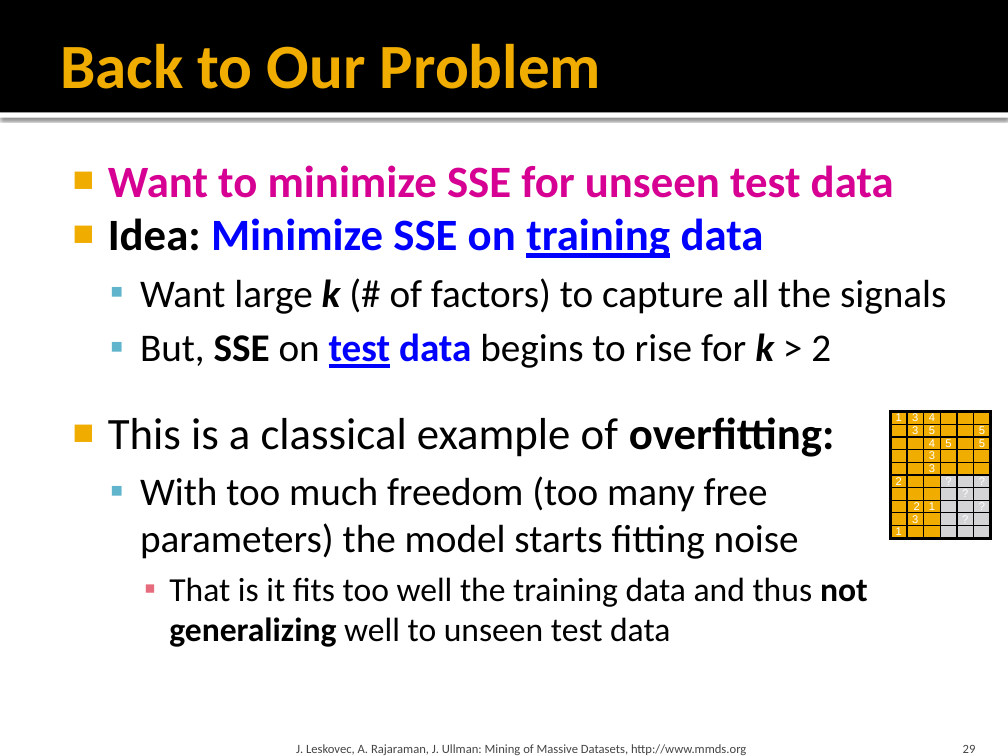
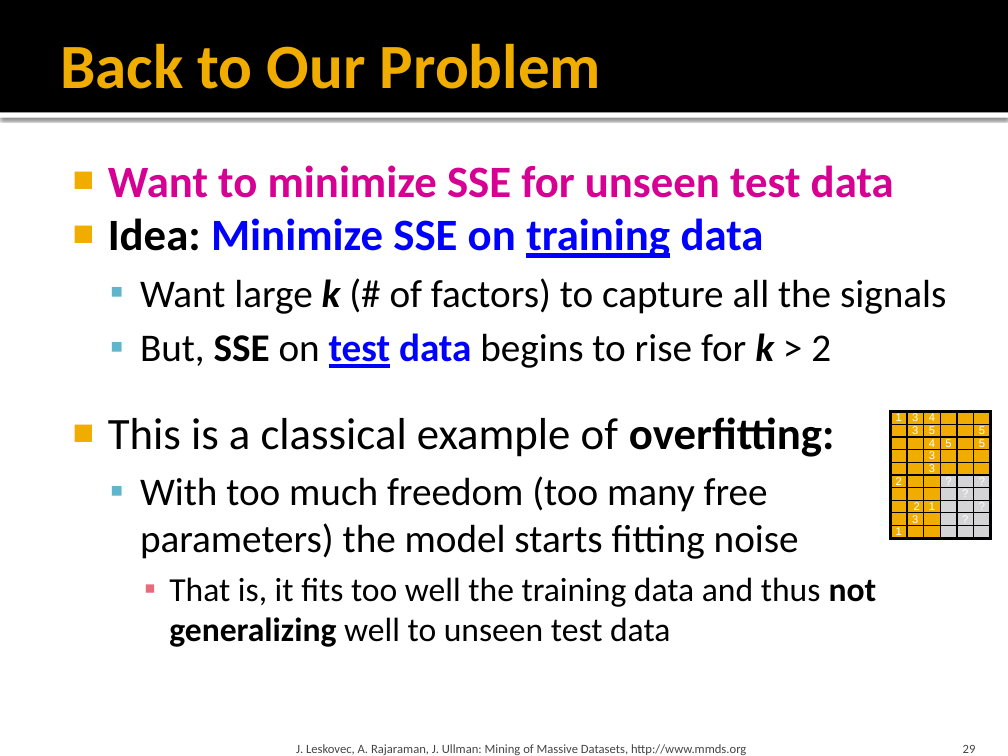
Before and after one commit to chriswjh/chriswjh.github.io, a slide deck: slide 29 of BDM/09-recsys2.pptx. Drawn at 1008x756 pixels with LibreOffice and Linux fonts; fonts in the diff are those of the drawing. Boxes give left, top, right and bottom in pixels: in the first picture for what was removed or moved away, otherwise in the second. Text is boxed around its words. In the diff, an @@ line names an element or a change of style, - is before the commit and + after.

```diff
--- a/BDM/09-recsys2.pptx
+++ b/BDM/09-recsys2.pptx
@@ text at (169,577,877,647): text changed @@
-    ▪ That is it fits too well the training data and thus not generalizing well to unseen test data
+    ▪ That is, it fits too well the training data and thus not generalizing well to unseen test data
```
Also in this commit, not shown: 3 other slides changed, 3 other files.
